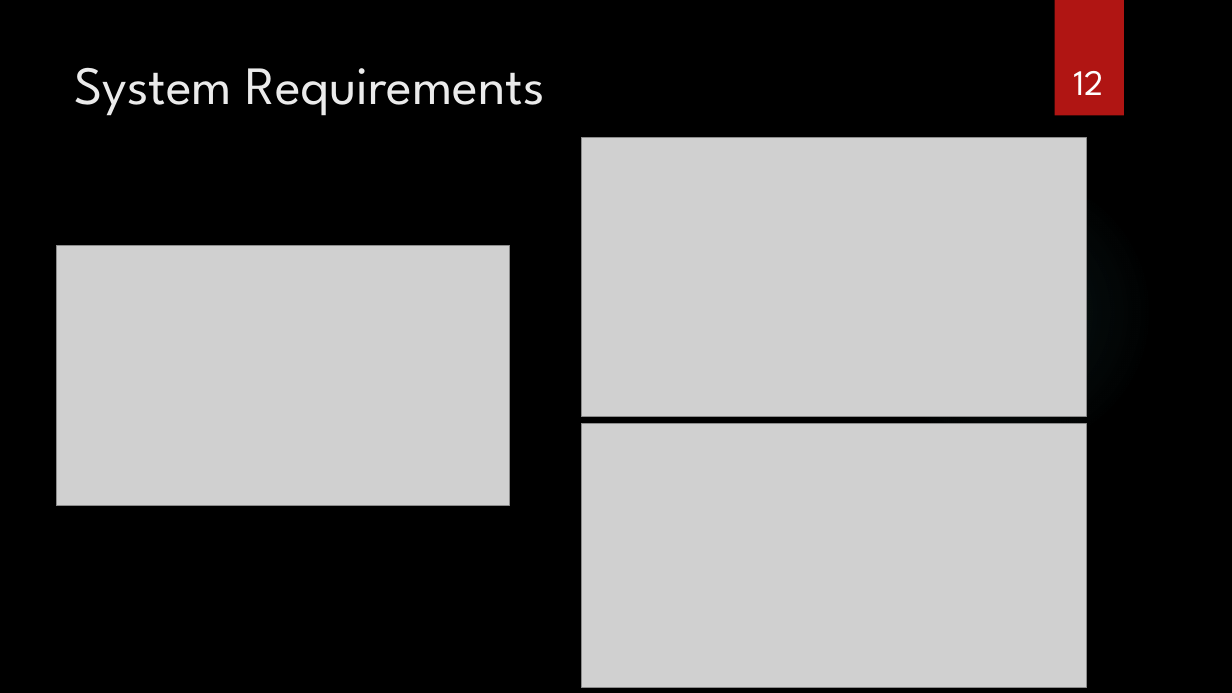
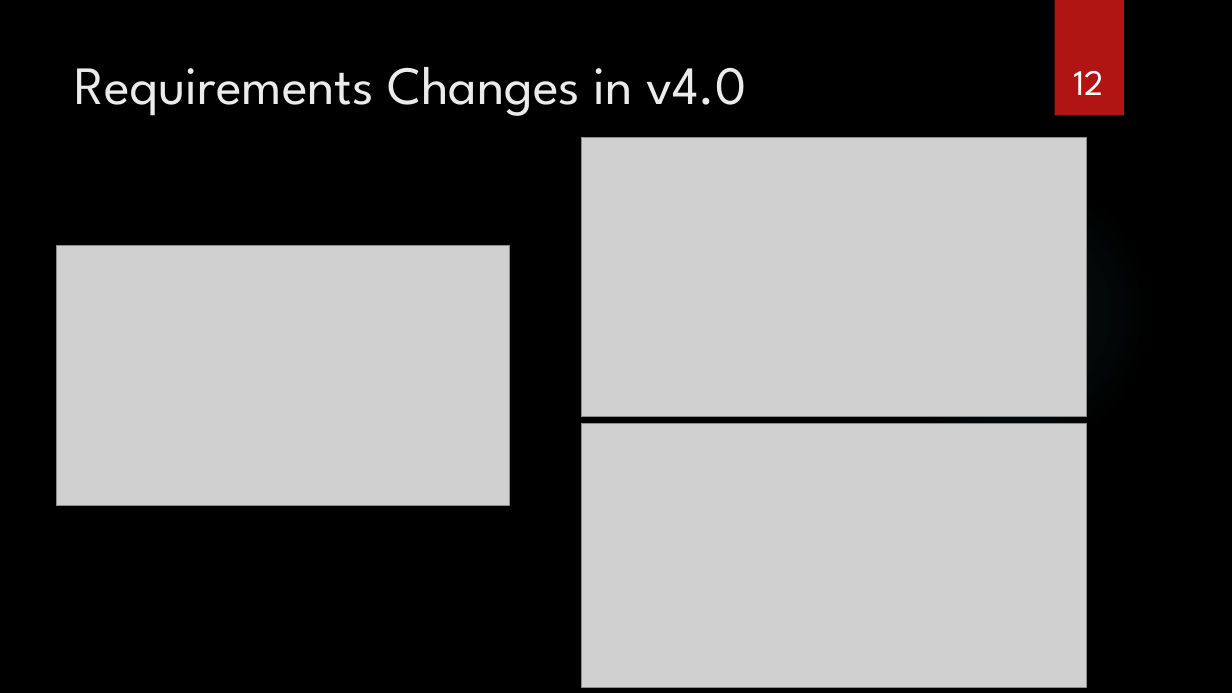
Before and after one commit to SeniorDesignBehrend/AIBI-Computer-Vision-for-Manufacturing, a slide deck: slide 12 of docs/reports/senior_design3.pptx. Drawn at 1232x693 pixels with LibreOffice and Linux fonts; fonts in the diff are those of the drawing; grey boxes stand for pictures; background and template pictures are left out. Boxes give left, top, right and bottom in pixels: in the first picture for what was removed or moved away, otherwise in the second. Text is boxed around its words. In the diff, an @@ line names an element or a change of style, - is before the commit and + after.

```diff
--- a/docs/reports/senior_design3.pptx
+++ b/docs/reports/senior_design3.pptx
@@ title at <box>75,67,747,116</box>: text changed @@
-System Requirements
+Requirements Changes in v4.0
```
Also in this commit, not shown: 16 other slides changed, 9 slides added, 9 slides removed, 11 other files.
